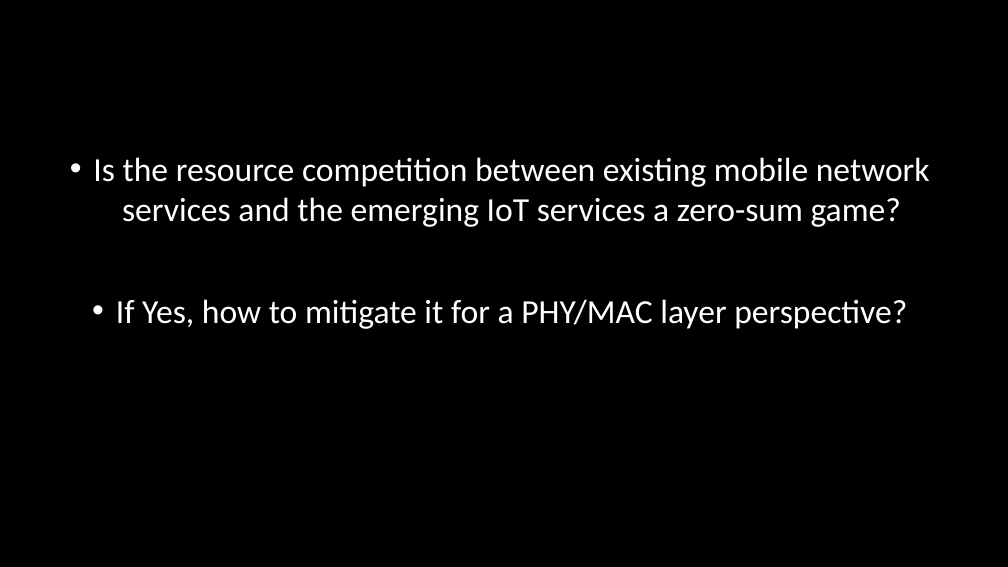
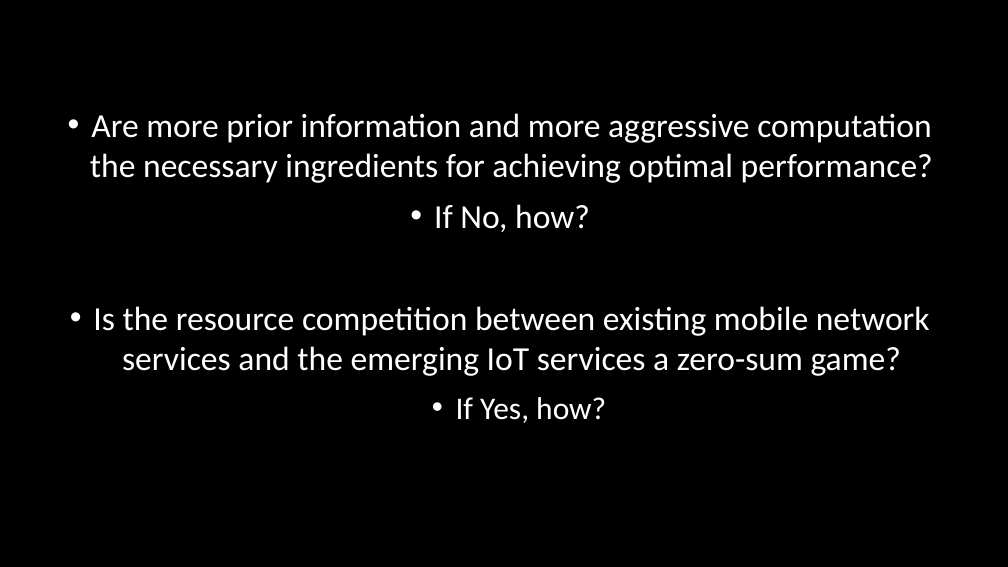
Before and after one commit to shuwang1/dumb_v_smart, a slide deck: slide 2 of Can Dumb Beat Smart R3.pptx. Drawn at 1008x567 pixels with LibreOffice and Linux fonts; fonts in the diff are those of the drawing; background and template pictures are left out. Boxes give left, top, right and bottom in pixels: in the first picture for what was removed or moved away, otherwise in the second. Text is boxed around its words. In the diff, an @@ line names an element or a change of style, - is before the commit and + after.

Commit message:
add R3 with improving the slides relating to the information theory views on access channel design, aka power control + successive interference cancellation

```diff
--- a/Can Dumb Beat Smart R3.pptx
+++ b/Can Dumb Beat Smart R3.pptx
@@ text at (x1=90, y1=113, x2=933, y2=232): paragraphs added @@
+• Are more prior information and more aggressive computation the necessary ingredients for achieving optimal performance?
+• If No, how?
@@ text at (x1=456, y1=397, x2=606, y2=423): text changed; size 32 to 30 pt @@
-• If Yes, how to mitigate it for a PHY/MAC layer perspective?
+  • If Yes, how?
```
Also in this commit, not shown: 3 other slides changed.
